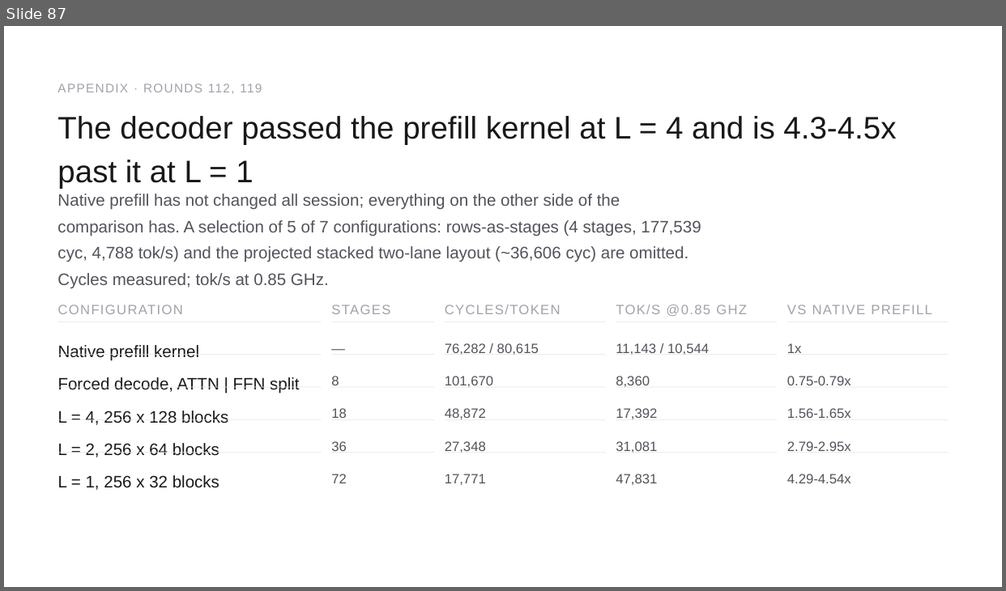
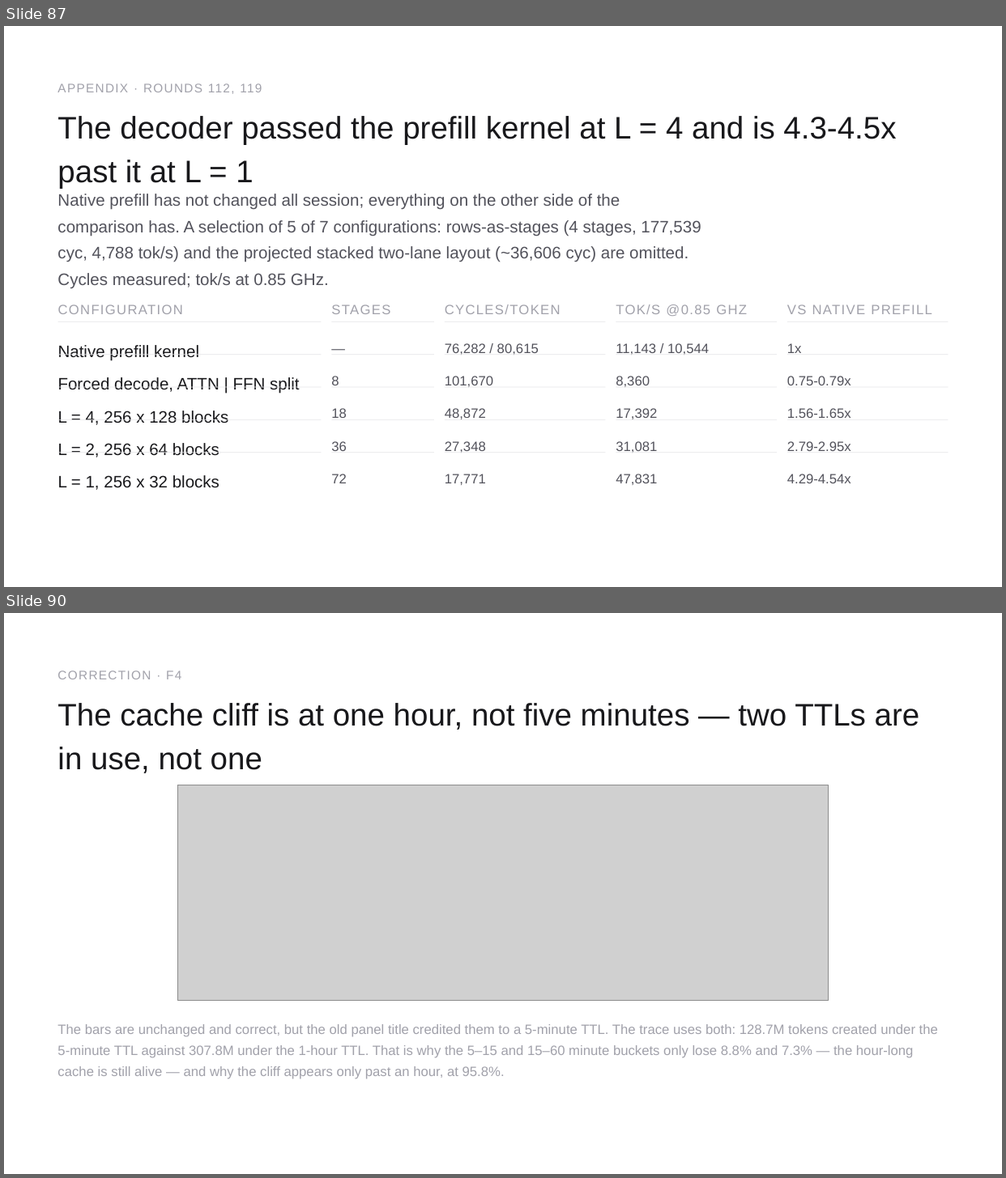
Before and after one commit to happyandslow/agent-memory, a slide deck: projects/WaferEngine-staging/meetings/2026-09-06.pptx. Shown one above the other, each under a label of ours: slide 87 before the commit, slides 87 and 90 after it; the slides between them are not shown. The pictures are 1006x591 and 1006x1178 pixels, drawn with LibreOffice and Linux fonts; fonts in the diff are those of the drawing; grey boxes stand for pictures. Boxes give left, top, right and bottom in pixels: in the first picture for what was removed or moved away, otherwise in the second. Text is boxed around its words. In the diff, an @@ line names an element or a change of style, - is before the commit and + after.

```diff
--- a/projects/WaferEngine-staging/meetings/2026-09-06.pptx
+++ b/projects/WaferEngine-staging/meetings/2026-09-06.pptx
@@ slide 90 added at box(4, 613, 1002, 1174), background #FFFFFF @@
@@ text added at box(57, 671, 181, 679), 18 pt, text #A1A1AA @@
+CORRECTION · F4
@@ text added at box(57, 703, 920, 773), 45 pt, text #18181B @@
+The cache cliff is at one hour, not five minutes — two TTLs are in use, not one
@@ picture added at box(178, 786, 829, 1000) @@
@@ text added at box(57, 1024, 938, 1080), 19.5 pt, text #A1A1AA @@
+The bars are unchanged and correct, but the old panel title credited them to a 5-minute TTL. The trace uses both: 128.7M tokens created under the 5-minute TTL against 307.8M under the 1-hour TTL. That is why the 5–15 and 15–60 minute buckets only lose 8.8% and 7.3% — the hour-long cache is still alive — and why the cliff appears only past an hour, at 95.8%.
```
Also in this commit, not shown: 3 other slides added, 16 other files.
